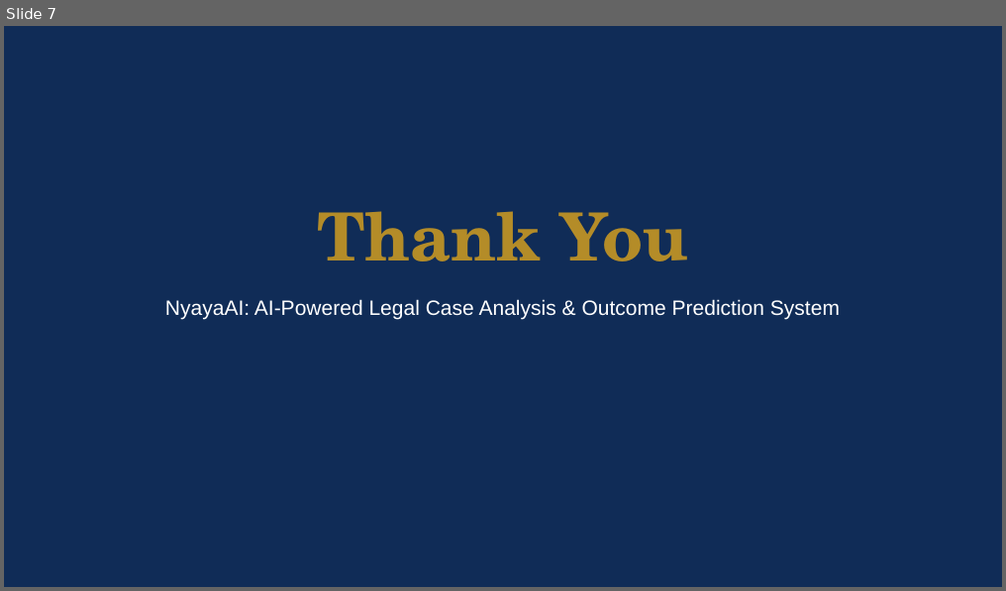
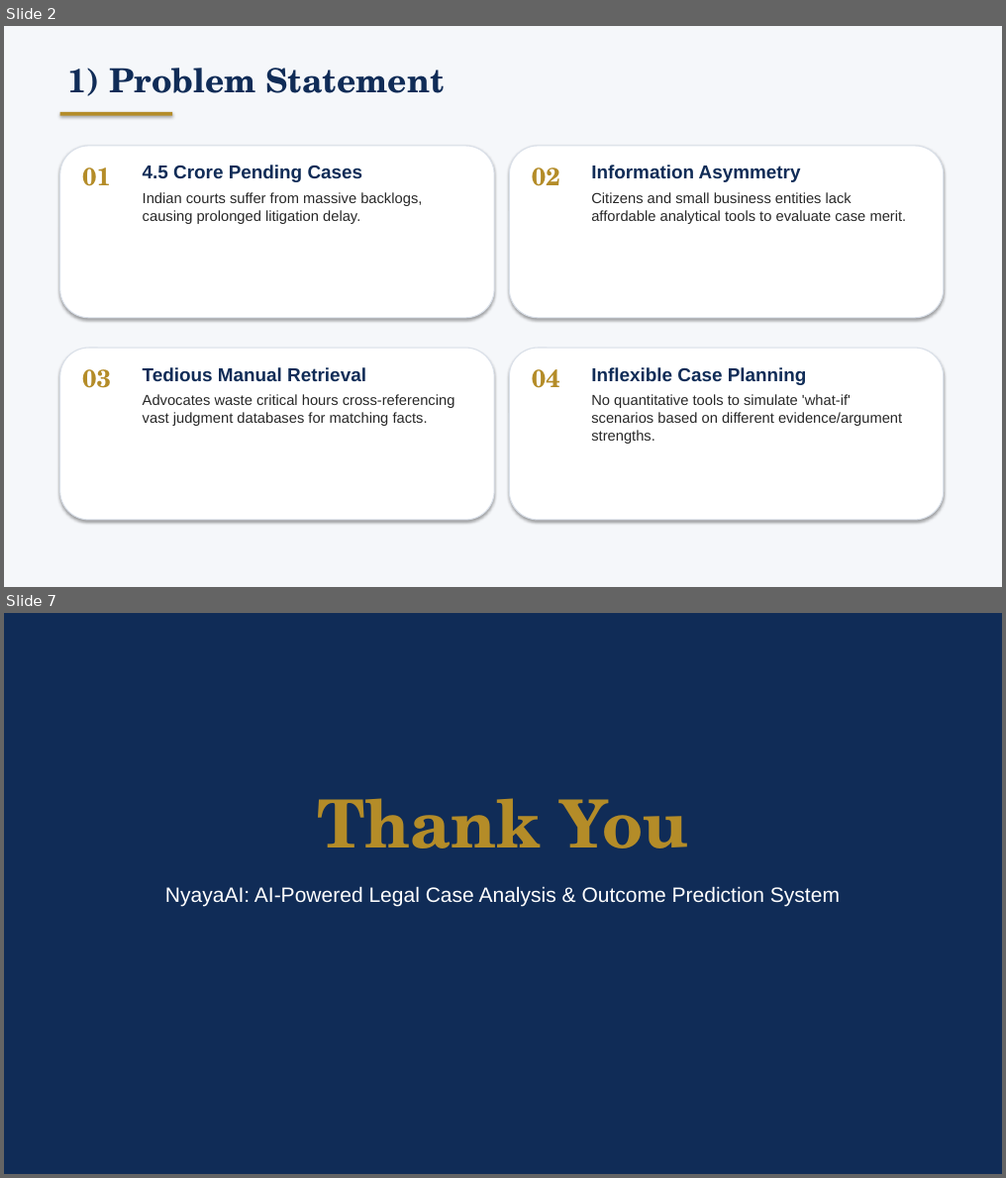
Before and after one commit to harsha-vardhan-200204/nyaya-ai, a slide deck: docs/NyayaAI_Project_Presentation.pptx. Shown one above the other, each under a label of ours: slide 7 before the commit, slides 2 and 7 after it; the slides between them are not shown. The pictures are 1006x591 and 1006x1178 pixels, drawn with LibreOffice and Linux fonts; fonts in the diff are those of the drawing. Boxes give left, top, right and bottom in pixels: in the first picture for what was removed or moved away, otherwise in the second. Text is boxed around its words. In the diff, an @@ line names an element or a change of style, - is before the commit and + after.

```diff
--- a/docs/NyayaAI_Project_Presentation.pptx
+++ b/docs/NyayaAI_Project_Presentation.pptx
@@ slide 2 added at [4,26,1002,587], background #FFFFFF @@
@@ rectangle added at [4,26,1002,587], fill #F5F7FA @@
@@ text added at [67,68,444,96], 32 pt, text #102C57, bold @@
+1) Problem Statement
@@ rectangle added at [60,112,172,116], fill #B48C28 @@
@@ rounded rectangle added at [60,146,494,318], fill #FFFFFF, outline #DAE0E9 1 pt @@
@@ text added at [82,168,111,186], 24 pt, text #B48C28, bold @@
+01
@@ text added at [143,165,422,224], 14 pt, text #282828 @@
+4.5 Crore Pending Cases
+Indian courts suffer from massive backlogs, causing prolonged litigation delay.
@@ rounded rectangle added at [509,146,944,318], fill #FFFFFF, outline #DAE0E9 1 pt @@
@@ text added at [532,168,560,186], 24 pt, text #B48C28, bold @@
+02
@@ text added at [591,165,907,224], 14 pt, text #282828 @@
+Information Asymmetry
+Citizens and small business entities lack affordable analytical tools to evaluate case merit.
@@ rounded rectangle added at [60,348,494,520], fill #FFFFFF, outline #DAE0E9 1 pt @@
@@ rounded rectangle added at [509,348,944,520], fill #FFFFFF, outline #DAE0E9 1 pt @@
@@ text added at [82,370,111,388], 24 pt, text #B48C28, bold @@
+03
@@ text added at [143,368,455,426], 14 pt, text #282828 @@
+Tedious Manual Retrieval
+Advocates waste critical hours cross-referencing vast judgment databases for matching facts.
@@ text added at [532,370,560,388], 24 pt, text #B48C28, bold @@
+04
@@ text added at [591,368,902,444], 14 pt, text #282828 @@
+Inflexible Case Planning
+No quantitative tools to simulate 'what-if' scenarios based on different evidence/argument strengths.
```
Also in this commit, not shown: 3 slides changed, 2 other slides added, 3 slides removed.
